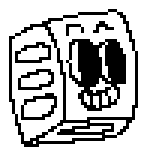
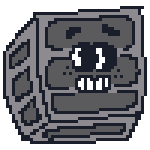
The second 150 x 150 image is a revision of the first. Changes to its layers:
removed layer "Layer 2" over [9, 9, 138, 147]
removed layer "Layer 3" over [12, 12, 135, 144]
added layer "Outline" above "Whites" over [3, 6, 147, 144]
added layer "Whites" above "Shades" over [69, 48, 111, 90]
added layer "Shades" above "Backing" over [9, 18, 138, 138]
added layer "Backing" above "Layer 1" over [3, 9, 144, 141]
